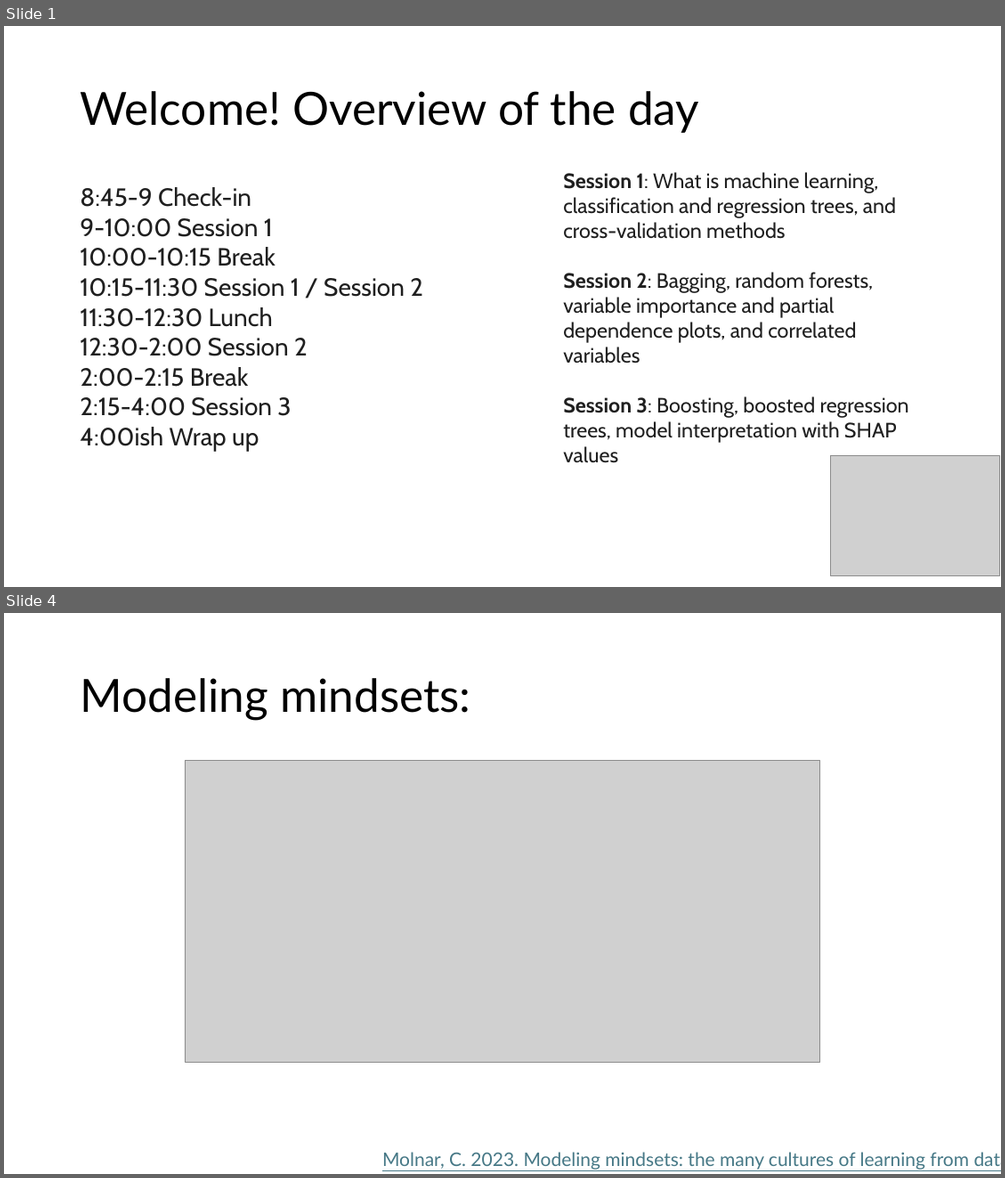
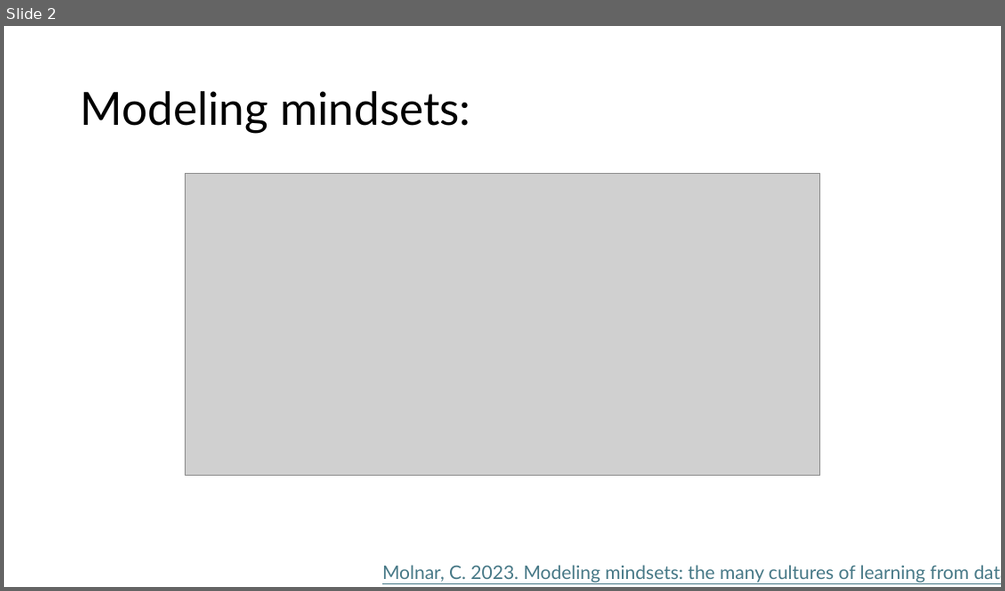
Before and after one commit to grantvagle/ml_methods_workshop, a slide deck: slides/01_what_is_ml.pptx. Shown one above the other, each under a label of ours: slides 1 and 4 before the commit, slide 2 after it; the slides between them are not shown. The pictures are 1005x1178 and 1005x591 pixels, drawn with LibreOffice and Linux fonts; fonts in the diff are those of the drawing; grey boxes stand for pictures. Boxes give left, top, right and bottom in pixels: in the first picture for what was removed or moved away, otherwise in the second. Text is boxed around its words. In the diff, an @@ line names an element or a change of style, - is before the commit and + after.

```diff
--- a/slides/01_what_is_ml.pptx
+++ b/slides/01_what_is_ml.pptx
@@ slide 1 removed at [4,26,1001,587], background #FFFFFF @@
@@ title removed at [80,91,699,133] @@
-Welcome! Overview of the day
@@ text removed at [563,172,909,463] @@
-Session 1: What is machine learning, classification and regression trees, and cross-validation methods
-Session 2: Bagging, random forests, variable importance and partial dependence plots, and correlated variables
-Session 3: Boosting, boosted regression trees, model interpretation with SHAP values
@@ text removed at [80,187,423,451] @@
-8:45-9 Check-in
-9-10:00 Session 1
-10:00-10:15 Break
-10:15-11:30 Session 1 / Session 2
-11:30-12:30 Lunch
-12:30-2:00 Session 2
-2:00-2:15 Break
-2:15-4:00 Session 3
-4:00ish Wrap up
@@ picture removed at [830,456,999,576] @@
@@ what was slide 4 is now slide 2 @@
```
Also in this commit, not shown: 1 slide changed, 2 other slides removed, 1 other file.
